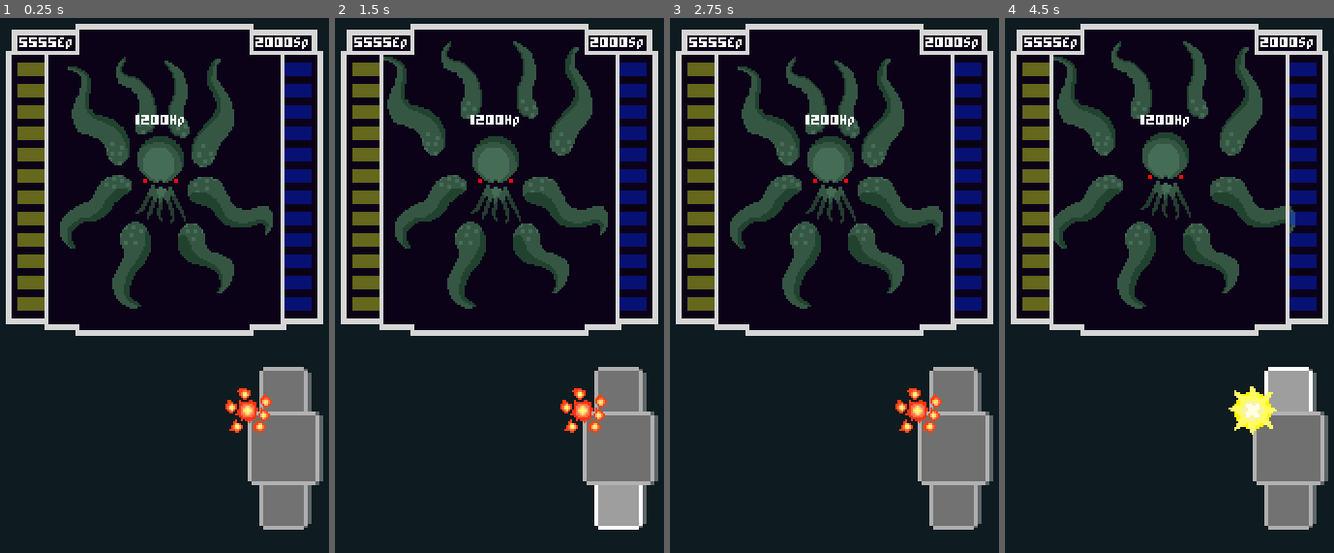
Above: before the commit, frames 1-4 (left to right).
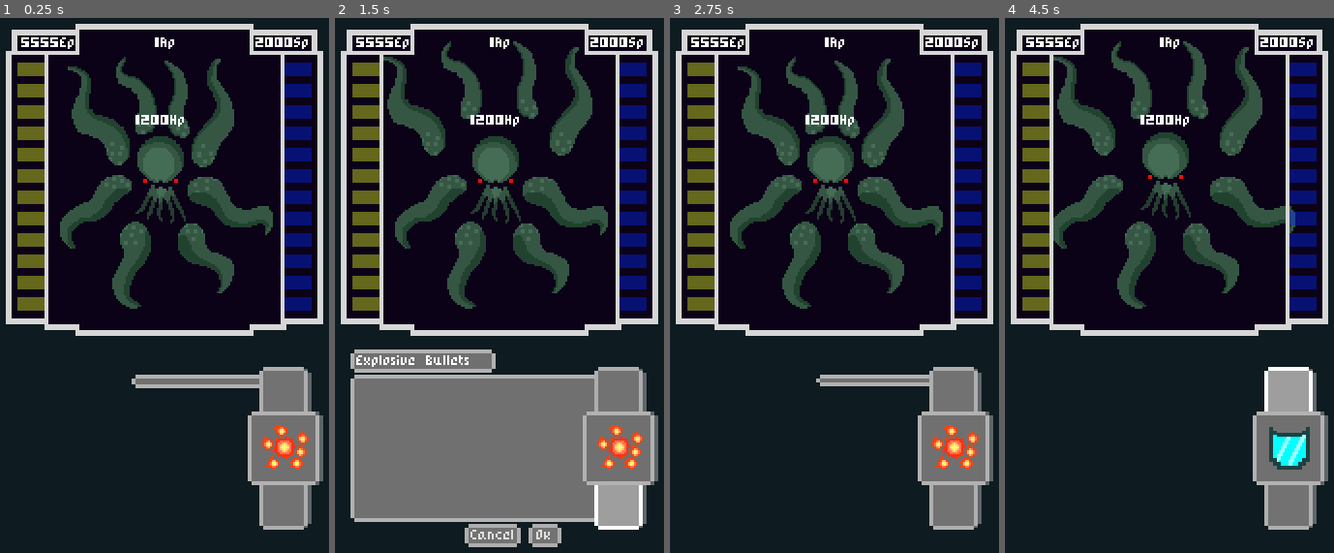
Above: after the commit, the same moments.

Repository: Razzf/SpaceRpg
Game: Godot game, scene res://Scenes/Battle.tscn
Same seed, same stepped clock (60 frames per second), same inputs: the game is played once before the commit and once after it. The project has no main scene, so this scene is started directly.
Inputs (mouse positions are in pixels of both pictures, inside the frame that each line leads up to):
- Up to frame 1 (0.25 s): no input
- Up to frame 2 (1.5 s): click (617, 392) at 0.5 s; click (617, 504) at 1.25 s
- Up to frame 3 (2.75 s): click (827, 536) at 2 s, where only the run after the commit has a clickable "Cancel"
- Up to frame 4 (4.5 s): click (1287, 392) at 2.75 s; click (1287, 504) at 3.5 s; click (1287, 392) at 4.25 s

The runs differ from the first frame. In frame 1, 2.3% of the frame differs, in the area x 5-94%, y 3-85%; in frame 2, 24%, in the area x 4-94%, y 3-99%; in frame 3, 2.0%; in frame 4, 1.8%.

Commit message:
Dynamic change between weapons added

Diff:
--- /dev/null
+++ b/ControllerTest/InfPanel.tscn
@@ -0,0 +1,127 @@
+[gd_scene load_steps=11 format=2]
+
+[ext_resource path="res://Resources/Styles/normalbutton.tres" type="StyleBox" id=1]
+[ext_resource path="res://Resources/Styles/pressedbutton.tres" type="StyleBox" id=2]
+[ext_resource path="res://Resources/Styles/HoverButton.tres" type="StyleBox" id=3]
+[ext_resource path="res://Resources/Styles/panel.tres" type="StyleBox" id=4]
+[ext_resource path="res://Scripts/InfPAnel.gd" type="Script" id=5]
+[ext_resource path="res://Resources/Fonts/PixelFont.tres" type="DynamicFont" id=6]
+
+[sub_resource type="Animation" id=3]
+resource_name = "PanelAppear"
+tracks/0/type = "value"
+tracks/0/path = NodePath(".:rect_size")
+tracks/0/interp = 1
+tracks/0/loop_wrap = true
+tracks/0/imported = false
+tracks/0/enabled = true
+tracks/0/keys = {
+"times": PoolRealArray( 0, 0.2, 0.4, 0.6, 0.8, 1 ),
+"transitions": PoolRealArray( 1, 1, 1, 1, 1, 1 ),
+"update": 0,
+"values": [ Vector2( 2, 7 ), Vector2( 60, 7 ), Vector2( 120, 7 ), Vector2( 135, 40 ), Vector2( 135, 60 ), Vector2( 135, 76 ) ]
+}
+
+[sub_resource type="Animation" id=4]
+resource_name = "PanelDisappear"
+tracks/0/type = "value"
+tracks/0/path = NodePath(".:rect_size")
+tracks/0/interp = 1
+tracks/0/loop_wrap = true
+tracks/0/imported = false
+tracks/0/enabled = true
+tracks/0/keys = {
+"times": PoolRealArray( 0, 0.2, 0.4, 0.6, 0.8, 1 ),
+"transitions": PoolRealArray( 1, 1, 1, 1, 1, 1 ),
+"update": 0,
+"values": [ Vector2( 87, 120 ), Vector2( 87, 80 ), Vector2( 87, 40 ), Vector2( 87, 6 ), Vector2( 40, 6 ), Vector2( 2, 6 ) ]
+}
+
+[sub_resource type="StyleBoxEmpty" id=5]
+
+[sub_resource type="StyleBoxFlat" id=6]
+
+[node name="InfPanel" type="Panel"]
+margin_left = 148.0
+margin_top = 211.0
+margin_right = 148.0
+margin_bottom = 211.0
+rect_scale = Vector2( -1, 1 )
+custom_styles/panel = ExtResource( 4 )
+script = ExtResource( 5 )
+__meta__ = {
+"_edit_use_anchors_": false
+}
+
+[node name="AnimationPlayer" type="AnimationPlayer" parent="."]
+anims/PanelAppear = SubResource( 3 )
+anims/PanelDisappear = SubResource( 4 )
+
+[node name="TittlePanel" type="Panel" parent="."]
+margin_left = 60.0
+margin_top = -13.0
+margin_right = 135.0
+margin_bottom = -1.0
+custom_styles/panel = ExtResource( 4 )
+__meta__ = {
+"_edit_use_anchors_": false
+}
+
+[node name="Tittle" type="Label" parent="TittlePanel"]
+margin_left = 72.0
+margin_top = 3.0
+margin_right = 141.0
+margin_bottom = 9.0
+rect_scale = Vector2( -1, 1 )
+custom_fonts/font = ExtResource( 6 )
+text = "aa"
+__meta__ = {
+"_edit_use_anchors_": false
+}
+
+[node name="OkBtn" type="Button" parent="."]
+margin_left = 43.0
+margin_top = 77.0
+margin_right = 60.0
+margin_bottom = 89.0
+rect_scale = Vector2( -1, 1 )
+custom_styles/hover = ExtResource( 3 )
+custom_styles/pressed = ExtResource( 2 )
+custom_styles/focus = SubResource( 5 )
+custom_styles/disabled = SubResource( 6 )
+custom_styles/normal = ExtResource( 1 )
+custom_fonts/font = ExtResource( 6 )
+text = "Ok"
+__meta__ = {
+"_edit_use_anchors_": false
+}
+
+[node name="CancelBtn" type="Button" parent="."]
+margin_left = 76.0
+margin_top = 77.0
+margin_right = 105.0
+margin_bottom = 89.0
+rect_scale = Vector2( -1, 1 )
+custom_styles/hover = ExtResource( 3 )
+custom_styles/pressed = ExtResource( 2 )
+custom_styles/focus = SubResource( 5 )
+custom_styles/disabled = SubResource( 6 )
+custom_styles/normal = ExtResource( 1 )
+custom_fonts/font = ExtResource( 6 )
+text = "Cancel"
+__meta__ = {
+"_edit_use_anchors_": false
+}
+
+[node name="InfText" type="RichTextLabel" parent="."]
+margin_left = 132.0
+margin_top = 4.0
+margin_right = 248.0
+margin_bottom = 73.0
+rect_scale = Vector2( -1, 1 )
+custom_fonts/normal_font = ExtResource( 6 )
+__meta__ = {
+"_edit_use_anchors_": false
+}
+[connection signal="pressed" from="OkBtn" to="." method="_on_OkBtn_pressed"]
+[connection signal="pressed" from="CancelBtn" to="." method="_on_CancelBtn_pressed"]
--- /dev/null
+++ b/ControllerTest/Test1.tscn
@@ -0,0 +1,189 @@
+[gd_scene load_steps=16 format=2]
+
+[ext_resource path="res://Resources/Styles/normalbutton.tres" type="StyleBox" id=1]
+[ext_resource path="res://Resources/Styles/pressedbutton.tres" type="StyleBox" id=2]
+[ext_resource path="res://Resources/Styles/HoverButton.tres" type="StyleBox" id=3]
+[ext_resource path="res://Resources/Styles/panel.tres" type="StyleBox" id=4]
+[ext_resource path="res://Scripts/InfPAnel.gd" type="Script" id=5]
+[ext_resource path="res://Scripts/WeaponSelector.gd" type="Script" id=6]
+[ext_resource path="res://Resources/Fonts/PixelFont.tres" type="DynamicFont" id=7]
+
+[sub_resource type="StyleBoxEmpty" id=9]
+
+[sub_resource type="StyleBoxFlat" id=10]
+
+[sub_resource type="StyleBoxEmpty" id=3]
+
+[sub_resource type="StyleBoxFlat" id=4]
+
+[sub_resource type="Animation" id=5]
+resource_name = "PanelAppear"
+tracks/0/type = "value"
+tracks/0/path = NodePath(".:rect_size")
+tracks/0/interp = 1
+tracks/0/loop_wrap = true
+tracks/0/imported = false
+tracks/0/enabled = true
+tracks/0/keys = {
+"times": PoolRealArray( 0, 0.2, 0.4, 0.6, 0.8, 1 ),
+"transitions": PoolRealArray( 1, 1, 1, 1, 1, 1 ),
+"update": 0,
+"values": [ Vector2( 2, 7 ), Vector2( 60, 7 ), Vector2( 120, 7 ), Vector2( 135, 40 ), Vector2( 135, 60 ), Vector2( 135, 76 ) ]
+}
+
+[sub_resource type="Animation" id=6]
+resource_name = "PanelDisappear"
+tracks/0/type = "value"
+tracks/0/path = NodePath(".:rect_size")
+tracks/0/interp = 1
+tracks/0/loop_wrap = true
+tracks/0/imported = false
+tracks/0/enabled = true
+tracks/0/keys = {
+"times": PoolRealArray( 0, 0.2, 0.4, 0.6, 0.8, 1 ),
+"transitions": PoolRealArray( 1, 1, 1, 1, 1, 1 ),
+"update": 0,
+"values": [ Vector2( 87, 120 ), Vector2( 87, 80 ), Vector2( 87, 40 ), Vector2( 87, 6 ), Vector2( 40, 6 ), Vector2( 2, 6 ) ]
+}
+
+[sub_resource type="StyleBoxEmpty" id=7]
+
+[sub_resource type="StyleBoxFlat" id=8]
+
+[node name="WeaponController2" type="Node2D"]
+
+[node name="WeaponController" type="CenterContainer" parent="."]
+margin_left = 133.0
+margin_top = 206.0
+margin_right = 170.0
+margin_bottom = 292.0
+script = ExtResource( 6 )
+__meta__ = {
+"_edit_use_anchors_": false
+}
+
+[node name="UpDownBtns" type="VBoxContainer" parent="WeaponController"]
+margin_left = 6.0
+margin_top = 1.0
+margin_right = 31.0
+margin_bottom = 85.0
+rect_min_size = Vector2( 23, 60 )
+custom_constants/separation = 34
+
+[node name="UpButton" type="Button" parent="WeaponController/UpDownBtns"]
+margin_right = 25.0
+margin_bottom = 25.0
+rect_min_size = Vector2( 25, 25 )
+custom_styles/hover = ExtResource( 3 )
+custom_styles/pressed = ExtResource( 2 )
+custom_styles/focus = SubResource( 9 )
+custom_styles/disabled = SubResource( 10 )
+custom_styles/normal = ExtResource( 1 )
+
+[node name="DownButton" type="Button" parent="WeaponController/UpDownBtns"]
+margin_top = 59.0
+margin_right = 25.0
+margin_bottom = 84.0
+rect_min_size = Vector2( 25, 25 )
+custom_styles/hover = ExtResource( 3 )
+custom_styles/pressed = ExtResource( 2 )
+custom_styles/focus = SubResource( 3 )
+custom_styles/disabled = SubResource( 4 )
+custom_styles/normal = ExtResource( 1 )
+
+[node name="WeaponIcon" type="Panel" parent="WeaponController"]
+margin_top = 24.0
+margin_right = 37.0
+margin_bottom = 62.0
+rect_min_size = Vector2( 37, 38 )
+custom_styles/panel = ExtResource( 4 )
+
+[node name="Sprite" type="Sprite" parent="WeaponController/WeaponIcon"]
+position = Vector2( 19, 19 )
+
+[node name="InfPanel" type="Panel" parent="."]
+margin_left = 151.0
+margin_top = 249.0
+margin_right = 151.0
+margin_bottom = 249.0
+rect_scale = Vector2( -1, 1 )
+custom_styles/panel = ExtResource( 4 )
+script = ExtResource( 5 )
+__meta__ = {
+"_edit_use_anchors_": false
+}
+
+[node name="AnimationPlayer" type="AnimationPlayer" parent="InfPanel"]
+anims/PanelAppear = SubResource( 5 )
+anims/PanelDisappear = SubResource( 6 )
+
+[node name="TittlePanel" type="Panel" parent="InfPanel"]
+margin_left = 60.0
+margin_top = -13.0
+margin_right = 135.0
+margin_bottom = -1.0
+custom_styles/panel = ExtResource( 4 )
+__meta__ = {
+"_edit_use_anchors_": false
+}
+
+[node name="Tittle" type="Label" parent="InfPanel/TittlePanel"]
+margin_left = 72.0
+margin_top = 3.0
+margin_right = 141.0
+margin_bottom = 9.0
+rect_scale = Vector2( -1, 1 )
+custom_fonts/font = ExtResource( 7 )
+text = "aa"
+__meta__ = {
+"_edit_use_anchors_": false
+}
+
+[node name="OkBtn" type="Button" parent="InfPanel"]
+margin_left = 43.0
+margin_top = 77.0
+margin_right = 60.0
+margin_bottom = 89.0
+rect_scale = Vector2( -1, 1 )
+custom_styles/hover = ExtResource( 3 )
+custom_styles/pressed = ExtResource( 2 )
+custom_styles/focus = SubResource( 7 )
+custom_styles/disabled = SubResource( 8 )
+custom_styles/normal = ExtResource( 1 )
+custom_fonts/font = ExtResource( 7 )
+text = "Ok"
+__meta__ = {
+"_edit_use_anchors_": false
+}
+
+[node name="CancelBtn" type="Button" parent="InfPanel"]
+margin_left = 76.0
+margin_top = 77.0
+margin_right = 105.0
+margin_bottom = 89.0
+rect_scale = Vector2( -1, 1 )
+custom_styles/hover = ExtResource( 3 )
+custom_styles/pressed = ExtResource( 2 )
+custom_styles/focus = SubResource( 7 )
+custom_styles/disabled = SubResource( 8 )
+custom_styles/normal = ExtResource( 1 )
+custom_fonts/font = ExtResource( 7 )
+text = "Cancel"
+__meta__ = {
+"_edit_use_anchors_": false
+}
+
+[node name="InfText" type="RichTextLabel" parent="InfPanel"]
+margin_left = 132.0
+margin_top = 4.0
+margin_right = 248.0
+margin_bottom = 73.0
+rect_scale = Vector2( -1, 1 )
+custom_fonts/normal_font = ExtResource( 7 )
+__meta__ = {
+"_edit_use_anchors_": false
+}
+[connection signal="pressed" from="WeaponController/UpDownBtns/UpButton" to="WeaponController" method="_on_UpButton_pressed"]
+[connection signal="pressed" from="WeaponController/UpDownBtns/DownButton" to="WeaponController" method="_on_DownButton_pressed"]
+[connection signal="pressed" from="InfPanel/OkBtn" to="InfPanel" method="_on_OkBtn_pressed"]
+[connection signal="pressed" from="InfPanel/CancelBtn" to="InfPanel" method="_on_CancelBtn_pressed"]
--- /dev/null
+++ b/ControllerTest/WeaponController.tscn
@@ -0,0 +1,66 @@
+[gd_scene load_steps=10 format=2]
+
+[ext_resource path="res://Resources/Styles/normalbutton.tres" type="StyleBox" id=1]
+[ext_resource path="res://Resources/Styles/pressedbutton.tres" type="StyleBox" id=2]
+[ext_resource path="res://Resources/Styles/HoverButton.tres" type="StyleBox" id=3]
+[ext_resource path="res://Resources/Styles/panel.tres" type="StyleBox" id=4]
+[ext_resource path="res://Scripts/WeaponSelector.gd" type="Script" id=5]
+
+[sub_resource type="StyleBoxEmpty" id=7]
+
+[sub_resource type="StyleBoxFlat" id=8]
+
+[sub_resource type="StyleBoxEmpty" id=9]
+
+[sub_resource type="StyleBoxFlat" id=10]
+
+[node name="WeaponController" type="CenterContainer"]
+margin_left = 133.0
+margin_top = 206.0
+margin_right = 170.0
+margin_bottom = 292.0
+script = ExtResource( 5 )
+__meta__ = {
+"_edit_use_anchors_": false
+}
+
+[node name="UpDownBtns" type="VBoxContainer" parent="."]
+margin_left = 6.0
+margin_top = 1.0
+margin_right = 31.0
+margin_bottom = 85.0
+rect_min_size = Vector2( 23, 60 )
+custom_constants/separation = 34
+
+[node name="UpButton" type="Button" parent="UpDownBtns"]
+margin_right = 25.0
+margin_bottom = 25.0
+rect_min_size = Vector2( 25, 25 )
+custom_styles/hover = ExtResource( 3 )
+custom_styles/pressed = ExtResource( 2 )
+custom_styles/focus = SubResource( 7 )
+custom_styles/disabled = SubResource( 8 )
+custom_styles/normal = ExtResource( 1 )
+
+[node name="DownButton" type="Button" parent="UpDownBtns"]
+margin_top = 59.0
+margin_right = 25.0
+margin_bottom = 84.0
+rect_min_size = Vector2( 25, 25 )
+custom_styles/hover = ExtResource( 3 )
+custom_styles/pressed = ExtResource( 2 )
+custom_styles/focus = SubResource( 9 )
+custom_styles/disabled = SubResource( 10 )
+custom_styles/normal = ExtResource( 1 )
+
+[node name="WeaponIcon" type="Panel" parent="."]
+margin_top = 24.0
+margin_right = 37.0
+margin_bottom = 62.0
+rect_min_size = Vector2( 37, 38 )
+custom_styles/panel = ExtResource( 4 )
+
+[node name="Sprite" type="Sprite" parent="WeaponIcon"]
+position = Vector2( 19, 19 )
+[connection signal="pressed" from="UpDownBtns/UpButton" to="." method="_on_UpButton_pressed"]
+[connection signal="pressed" from="UpDownBtns/DownButton" to="." method="_on_DownButton_pressed"]
--- a/Scenes/Battle.tscn
+++ b/Scenes/Battle.tscn
@@ -49,17 +49,17 @@
 "values": [ Vector2( 87, 120 ), Vector2( 87, 80 ), Vector2( 87, 40 ), Vector2( 87, 6 ), Vector2( 40, 6 ), Vector2( 2, 6 ) ]
 }
 
-[sub_resource type="StyleBoxEmpty" id=11]
-
-[sub_resource type="StyleBoxFlat" id=12]
-
-[sub_resource type="StyleBoxEmpty" id=3]
-
-[sub_resource type="StyleBoxFlat" id=4]
-
 [sub_resource type="StyleBoxEmpty" id=5]
 
 [sub_resource type="StyleBoxFlat" id=6]
+
+[sub_resource type="StyleBoxEmpty" id=7]
+
+[sub_resource type="StyleBoxFlat" id=8]
+
+[sub_resource type="StyleBoxEmpty" id=9]
+
+[sub_resource type="StyleBoxFlat" id=10]
 
 [node name="Battle" type="Node2D"]
 script = ExtResource( 19 )
@@ -209,7 +209,6 @@
 margin_bottom = 73.0
 rect_scale = Vector2( -1, 1 )
 custom_fonts/normal_font = ExtResource( 22 )
-text = "Use this weapon?"
 __meta__ = {
 "_edit_use_anchors_": false
 }
@@ -261,9 +260,10 @@
 custom_styles/panel = ExtResource( 21 )
 
 [node name="Sprite" type="Sprite" parent="UI/WeaponController/WeaponIcon"]
+position = Vector2( 19, 19 )
 
 [node name="StatsContainer" type="HBoxContainer" parent="UI"]
-margin_left = 15.0
+margin_left = 16.0
 margin_top = 37.0
 margin_right = 165.0
 margin_bottom = 44.0
@@ -271,7 +271,7 @@
 mouse_filter = 2
 size_flags_horizontal = 2
 size_flags_vertical = 2
-custom_constants/separation = 94
+custom_constants/separation = 32
 script = ExtResource( 24 )
 __meta__ = {
 "_edit_use_anchors_": false
@@ -283,35 +283,32 @@
 rect_min_size = Vector2( 28, 6 )
 custom_fonts/font = ExtResource( 22 )
 text = "5555Ep"
+align = 1
+valign = 1
+
+[node name="ApLabel" type="Label" parent="UI/StatsContainer"]
+margin_left = 60.0
+margin_right = 89.0
+margin_bottom = 6.0
+rect_min_size = Vector2( 29, 6 )
+custom_fonts/font = ExtResource( 22 )
+custom_constants/line_spacing = 0
+text = "2324ap"
+align = 1
+valign = 1
 
 [node name="ShieldLabel" type="Label" parent="UI/StatsContainer"]
-margin_left = 122.0
-margin_right = 150.0
+margin_left = 121.0
+margin_right = 149.0
 margin_bottom = 6.0
 rect_min_size = Vector2( 28, 6 )
 custom_fonts/font = ExtResource( 22 )
 text = "2000Sp"
-
-[node name="PlanetsLabel" type="Label" parent="UI/StatsContainer"]
-visible = false
-margin_top = 223.0
-margin_right = 29.0
-margin_bottom = 229.0
-custom_fonts/font = ExtResource( 22 )
-text = "2324"
-
-[node name="ApLabel" type="Label" parent="UI/StatsContainer"]
-visible = false
-margin_top = 223.0
-margin_right = 29.0
-margin_bottom = 229.0
-custom_fonts/font = ExtResource( 22 )
-custom_constants/line_spacing = 0
-text = "2324ap"
+align = 1
+valign = 1
 [connection signal="Ap_Changed" from="SpaceShip" to="UI/StatsContainer" method="_on_ShipStats_Ap_Changed"]
 [connection signal="Energy_Changed" from="SpaceShip" to="UI/StatsContainer" method="_on_ShipStats_Energy_Changed"]
 [connection signal="Shield_Changed" from="SpaceShip" to="UI/StatsContainer" method="_on_ShipStats_Shield_Changed"]
-[connection signal="planets_Changed" from="SpaceShip" to="UI/StatsContainer" method="_on_ShipStats_planets_Changed"]
 [connection signal="pressed" from="UI/InfPanel/OkBtn" to="UI/InfPanel" method="_on_OkBtn_pressed"]
 [connection signal="pressed" from="UI/InfPanel/CancelBtn" to="UI/InfPanel" method="_on_CancelBtn_pressed"]
 [connection signal="pressed" from="UI/WeaponController/UpDownBtns/UpButton" to="UI/WeaponController" method="_on_UpButton_pressed"]
--- a/Scenes/Weapon.tscn
+++ b/Scenes/Weapon.tscn
@@ -1,11 +1,9 @@
-[gd_scene load_steps=3 format=2]
+[gd_scene load_steps=2 format=2]
 
 [ext_resource path="res://Scripts/Weapon.gd" type="Script" id=1]
-[ext_resource path="res://Img Resources/Icons Images/explosions.png" type="Texture" id=2]
 
 [node name="Weapon" type="Node2D"]
 script = ExtResource( 1 )
-icon_texure = ExtResource( 2 )
 type = 2
 
 [node name="Icon" type="Sprite" parent="."]
--- a/Scripts/BattleScene.gd
+++ b/Scripts/BattleScene.gd
@@ -5,7 +5,6 @@
 # Called when the node enters the scene tree for the first time.
 func _ready():
 	battle_units.Enemy.animation.play("Idle")
-	battle_units.ShipStats.planets = 12
 	Start_Ship_Turn()
 
 func Start_Ship_Turn():
--- a/Scripts/InfPAnel.gd
+++ b/Scripts/InfPAnel.gd
@@ -9,7 +9,8 @@
 var PanelAbleToAppear = true
 
 const battle_units = preload("res://Resources/ScriptableClasses/BattleUnits.tres")
-onready var weapon = battle_units.ShipStats.get_child(0)
+onready var weapon = battle_units.ShipStats.find_node("Weapon", true, false)
+#onready var weapon = battle_units.ShipStats.find_node("Weapon", true, false)
 
 func _ready():
 	print(str(weapon))
@@ -19,19 +20,20 @@
 	OkBtn.hide()
 	CancelBtn.hide()
 	InfText.hide()
-
-func _on_ActionBtn_pressed():
 	if PanelAbleToAppear:
 		animation.play("PanelAppear")
 		yield(animation,"animation_finished")
 		TittlePanel.show()
 		TittleLabel.show()
 		InfText.show()
-		TittleLabel.text = weapon.name
+		TittleLabel.text = weapon._name
 
 		OkBtn.show()
 		CancelBtn.show()
 		PanelAbleToAppear = false
+
+
+
 
 
 
@@ -47,7 +49,7 @@
 	var enemy = battle_units.Enemy
 	var ship = battle_units.ShipStats
 	if enemy != null and ship != null:
-		enemy.take_damage(ship.Weapon.power)
+		enemy.take_damage(weapon.power)
 		ship.energy -= 200
 		ship.ap -= 1
 		print("attacking")
--- a/Scripts/ShipStats.gd
+++ b/Scripts/ShipStats.gd
@@ -12,8 +12,7 @@
 var max_ap = 1
 var ap = max_ap setget setAp
 
-var max_planets = 999
-var planets = 0 setget setplanets
+var weapon = null
 
 const Weapons = [
 	preload("res://Scenes/Weapons/Explosive Bullets.tscn"),
@@ -25,13 +24,8 @@
 signal Shield_Changed(value)
 signal Energy_Changed(value)
 signal Ap_Changed(value)
-signal planets_Changed(value)
 signal end_turn
 
-func setplanets(value):
-	planets = clamp(value, 0, max_planets)
-	print("asa cambio")
-	emit_signal("planets_Changed", planets)
 
 
 func setShield(value):
@@ -51,9 +45,10 @@
 
 
 func _ready():
-	var weapon = Weapons.front().instance()
+	weapon = Weapons[0].instance()
 	self.add_child(weapon)
 	battle_units.ShipStats = self
 
+
 func _exit_tree():
 	battle_units.ShipStats = null
--- a/Scripts/StatsContainer.gd
+++ b/Scripts/StatsContainer.gd
@@ -3,7 +3,6 @@
 onready var ShieldLabel = $ShieldLabel
 onready var EnergyLabel = $EnergyLabel
 onready var ApLabel = $ApLabel
-onready var PlanetsLabel = $PlanetsLabel
 
 func _ready():
 	pass # Replace with function body.
@@ -24,8 +23,3 @@
 func _on_ShipStats_Shield_Changed(value):
 	var stringShield = str(value)
 	ShieldLabel.text = stringShield + "Ep"
-
-
-
-func _on_ShipStats_planets_Changed(value):
-	PlanetsLabel.text = str(value)
--- a/Scripts/Weapon.gd
+++ b/Scripts/Weapon.gd
@@ -5,7 +5,8 @@
 export(int) var cost = null
 export(int) var power = null
 export(int, "Deffensive", "Passive", "Offensive") var type = null
-onready var Name = get_tree().current_scene.name
+onready var _name = self.name
+
 
 onready var icon = $Icon
 onready var animation = $AnimationPlayer
@@ -14,5 +15,7 @@
 
 # Called when the node enters the scene tree for the first time.
 func _ready():
+
+	name = "Weapon"
 	icon.texture = icon_texture
 	pass
--- a/Scripts/WeaponSelector.gd
+++ b/Scripts/WeaponSelector.gd
@@ -1,25 +1,37 @@
 extends CenterContainer
 
 const battle_units = preload("res://Resources/ScriptableClasses/BattleUnits.tres")
-
 onready var weaponIcon = $WeaponIcon/Sprite
-
+signal weapon_Changed(weapon_selected)
 var index = 0
 
 func _ready():
-	print(str(battle_units.ShipStats.get_child(0).icon_texture))
-	weaponIcon.texture = battle_units.ShipStats.get_child(0).icon_texture
+	var ship = battle_units.ShipStats
+	var weapon = ship.Weapons[index].instance()
+	weaponIcon.texture = weapon.icon_texture
+	pass
 
 func _on_UpButton_pressed():
-	index = index - 1
-	if index <= -3 :
-		index = 0
-	var weaponSelected = battle_units.ShipStats.Weapons[index].instance()
-	weaponIcon.texture = weaponSelected.icon_texture
+	if battle_units.ShipStats.find_node("Weapon", true, false) != null:
+		var ship = battle_units.ShipStats
+		index = index + 1
+		if index == ship.Weapons.size():
+			index = 0
+		update_weapon(index)
 
 func _on_DownButton_pressed():
-	index = index + 1
-	if index >= 3 || index <= 0:
-		index = 0
-	var weaponSelected = battle_units.ShipStats.Weapons[index].instance()
-	weaponIcon.texture = weaponSelected.icon_texture
+	if battle_units.ShipStats.find_node("Weapon", true, false) != null:
+		var ship = battle_units.ShipStats
+		index = index - 1
+		if index == - ship.Weapons.size():
+			index = 0
+		update_weapon(index)
+
+func update_weapon(w_index):
+	var ship = battle_units.ShipStats
+	var weapon = ship.get_node("Weapon")
+	ship.remove_child(weapon)
+	ship.add_child(ship.Weapons[w_index].instance())
+	weapon = ship.get_node("Weapon")
+	emit_signal("weapon_Changed", weapon)
+	weaponIcon.texture = weapon.icon_texture
Not shown: 8 places in Scenes/Battle.tscn that only renumber resources
